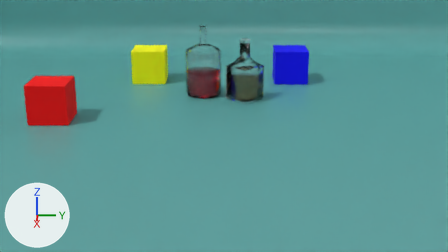
Renders of the Blender file blend/Props - bottles.blend from each side of a commit.
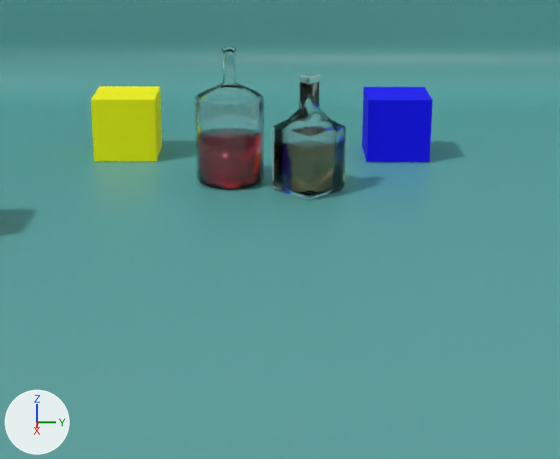
The first picture shows the older version from the file's camera 'Camera'. The close-ups show both versions on the part from 19% to 84% of the width and 0% to 95% of the height of that picture; other places that the commit changed are outside them. The lights are fixed; the arrows at lower left show +X, +Y and +Z.

The first close-up shows 'Backdrop', 'Cube blue', 'Cube yellow', 'Square bottle', 'Wide bottle'.
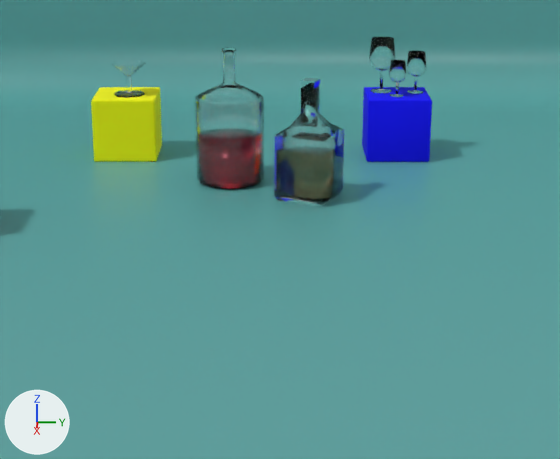
The change, as a diff of the scene's bpy script:
```diff
--- a/blend/Props - bottles.blend.py
+++ b/blend/Props - bottles.blend.py
@@ me_cube_002 @@
 # used by ob_cube_yellow; location = (-1.634, -0.523, 0.102)
-me_cube_002.from_pydata(...)  # 8 vertices, 6 faces; spans x -0.1..0.1, y -0.1..0.1, z -0.1..0.1
+me_cube_002.from_pydata(...)  # 56 vertices, 54 faces; spans x -0.1..0.1, y -0.1..0.1, z -0.1..0.1
+# me_cube_002 part 1: 8 vertices removed from x -0.1..0.1, y -0.1..0.1, z -0.1..0.1; 56 vertices added at x -0.1..0.1, y -0.1..0.1, z -0.1..0.1
 me_cube_002.materials.append(mat_yellow)
@@ me_cube_003 @@
 # used by ob_cube_blue; location = (-1.627, 0.344, 0.102)
-me_cube_003.from_pydata(...)  # 8 vertices, 6 faces; spans x -0.1..0.1, y -0.1..0.1, z -0.1..0.1
+me_cube_003.from_pydata(...)  # 56 vertices, 54 faces; spans x -0.1..0.1, y -0.1..0.1, z -0.1..0.1
+# me_cube_003 part 2: 8 vertices removed from x -0.1..0.1, y -0.1..0.1, z -0.1..0.1; 56 vertices added at x -0.1..0.1, y -0.1..0.1, z -0.1..0.1
+# me_cube_003 part 3: the surface is now shaded smooth
 me_cube_003.materials.append(mat_blue)
@@ me_sphere_002 @@
+me_sphere_002.from_pydata(...)  # 552 vertices, 538 faces; spans x -0.042..0.042, y -0.042..0.042, z -0.107..0.063
+me_sphere_002.materials.append(mat_glass)  # white #ffffff
@@ me_sphere_001 @@
+me_sphere_001.from_pydata(...)  # 552 vertices, 538 faces; spans x -0.0317..0.0317, y -0.0317..0.0317, z -0.0811..0.0473
+me_sphere_001.materials.append(mat_glass)  # white #ffffff
@@ me_sphere @@
+me_sphere.from_pydata(...)  # 537 vertices, 538 faces; spans x -0.0272..0.0272, y -0.0272..0.0272, z -0.0696..0.0407
+me_sphere.materials.append(mat_glass)  # white #ffffff
@@ me_cylinder_002 @@
+me_cylinder_002.from_pydata(...)  # 64 vertices, 58 faces; spans x -0.0564..0.0564, y -0.0564..0.0564, z -0.005..0.0949
+me_cylinder_002.materials.append(mat_glass)  # white #ffffff
@@ ob_cube_yellow @@
 ob_cube_yellow = bpy.data.objects.new('Cube yellow', me_cube_002)
-ob_cube_yellow.location = (-1.634, -0.523, 0.102)
+ob_cube_yellow.location = (-1.634, -0.523, 0.1)
@@ ob_wide_bottle @@
 ob_wide_bottle = bpy.data.objects.new('Wide bottle', me_cylinder)
-ob_wide_bottle.location = (-1.312, -0.182, 0.201)
+ob_wide_bottle.location = (-1.312, -0.182, 0.2)
@@ ob_square_bottle @@
 ob_square_bottle = bpy.data.objects.new('Square bottle', me_cube_004)
-ob_square_bottle.location = (-1.222, 0.05, 0.075)
-ob_square_bottle.rotation_euler = (0.0, 0.0, 0.785)  # degrees (0, 0, 45)
+ob_square_bottle.location = (-1.154, 0.05, 0.075)
+ob_square_bottle.rotation_euler = (0.0, 0.0, 1.136)  # degrees (0, 0, 65)
@@ ob_large @@
+ob_large = bpy.data.objects.new('Large', me_sphere_002)
+ob_large.location = (-1.662, 0.296, 0.309)
@@ ob_medium @@
+ob_medium = bpy.data.objects.new('Medium', me_sphere_001)
+ob_medium.location = (-1.649, 0.404, 0.283)
@@ ob_small @@
+ob_small = bpy.data.objects.new('Small', me_sphere)
+ob_small.location = (-1.594, 0.34, 0.271)
@@ ob_martini @@
+ob_martini = bpy.data.objects.new('Martini', me_cylinder_002)
+ob_martini.location = (-1.62, -0.512, 0.205)
```

Boxes (x1, y1, x2, y2) around the edits, measured in the close-ups (560 x 459 px):
'Wide bottle', moved
    before: (195, 47, 264, 189)
    after: (195, 48, 264, 190)
'Square bottle', moved, turned
    before: (272, 82, 346, 200)
    after: (274, 87, 344, 206)
'Cube yellow', reshaped, moved
    before: (91, 86, 162, 161)
    after: (91, 87, 162, 162)
'Large', added
    after: (369, 36, 395, 93)
'Martini', added
    after: (111, 60, 146, 98)
'Medium', added
    after: (407, 51, 426, 94)
'Small', added
    after: (389, 60, 406, 97)
'Square glass cork', moved, turned
    before: (299, 73, 321, 84)
    after: (300, 78, 321, 89)
part 2 of me_cube_003, built on
    both: (362, 87, 432, 162)
